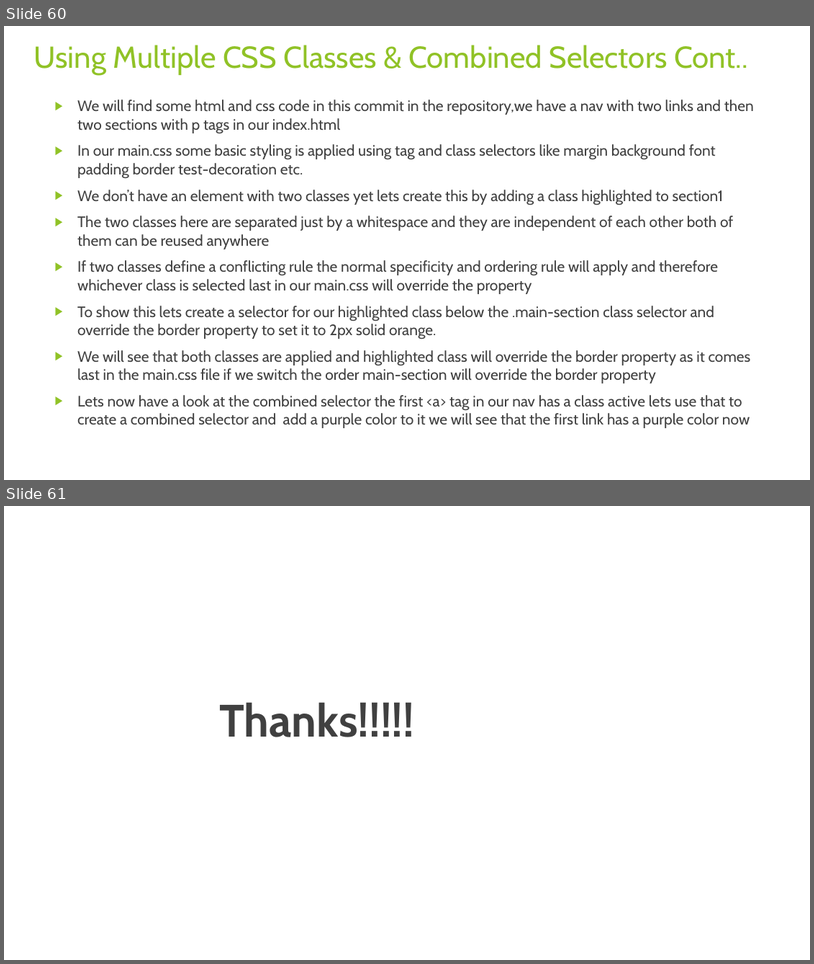
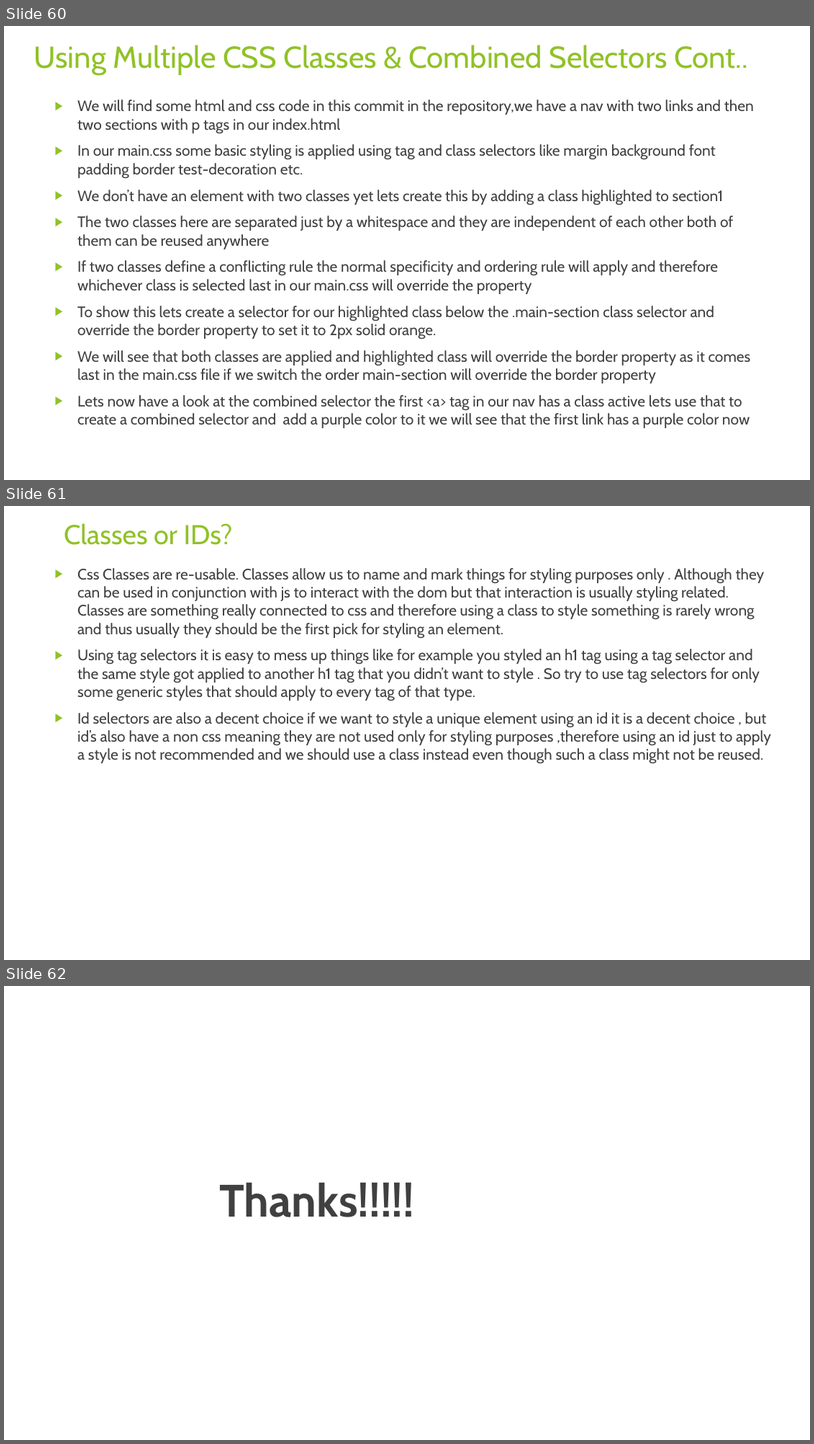
Before and after one commit to rudhrainfogain/CSS, a slide deck: PPT/Css-v4.pptx. Shown one above the other, each under a label of ours: slides 60 and 61 before the commit, slides 60, 61 and 62 after it. The pictures are 814x964 and 814x1444 pixels, drawn with LibreOffice and Linux fonts; fonts in the diff are those of the drawing. Boxes give left, top, right and bottom in pixels: in the first picture for what was removed or moved away, otherwise in the second. Text is boxed around its words. In the diff, an @@ line names an element or a change of style, - is before the commit and + after.

Commit message:
ClassesOrIds

```diff
--- a/PPT/Css-v4.pptx
+++ b/PPT/Css-v4.pptx
@@ slide 61 added at (4,506,810,960), background #FFFFFF @@
@@ title added at (64,523,233,545), 32.4 pt, text #90C226 @@
+Classes or IDs?
@@ text added at (77,568,772,764), 18 pt, text #404040 @@
+▶ Css Classes are re-usable. Classes allow us to name and mark things for styling purposes only . Although they can be used in conjunction with js to interact with the dom but that interaction is usually styling related. Classes are something really connected to css and therefore using a class to style something is rarely wrong and thus usually they should be the first pick for styling an element.
+▶ Using tag selectors it is easy to mess up things like for example you styled an h1 tag using a tag selector and the same style got applied to another h1 tag that you didn’t want to style . So try to use tag selectors for only some generic styles that should apply to every tag of that type.
+▶ Id selectors are also a decent choice if we want to style a unique element using an id it is a decent choice , but id’s also have a non css meaning they are not used only for styling purposes ,therefore using an id just to apply a style is not recommended and we should use a class instead even though such a class might not be reused.
@@ what was slide 61 is now slide 62 @@
```
